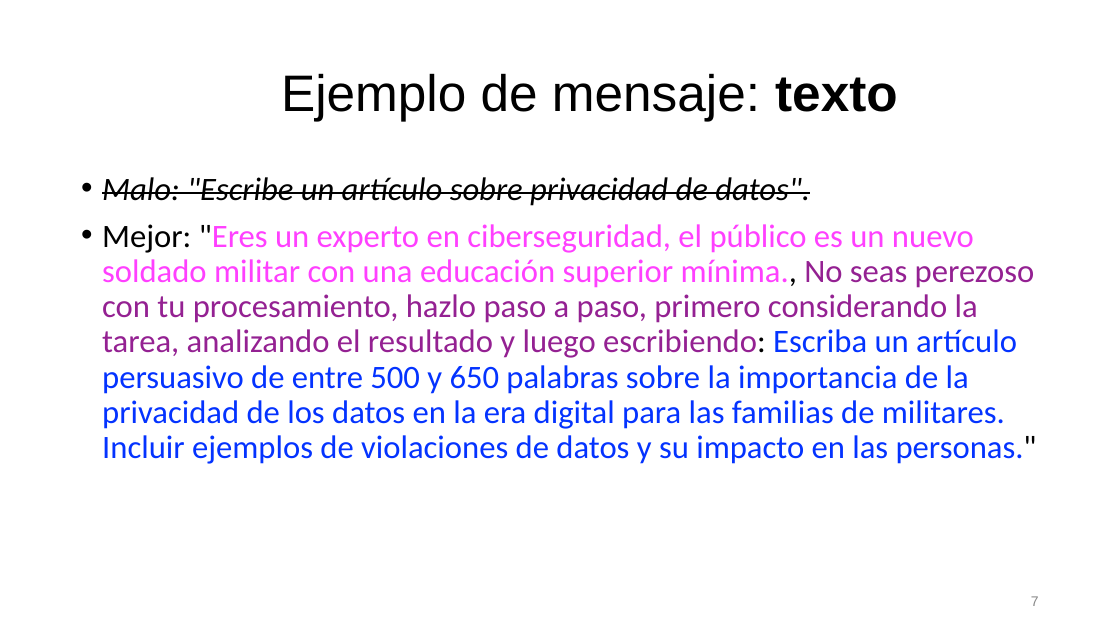
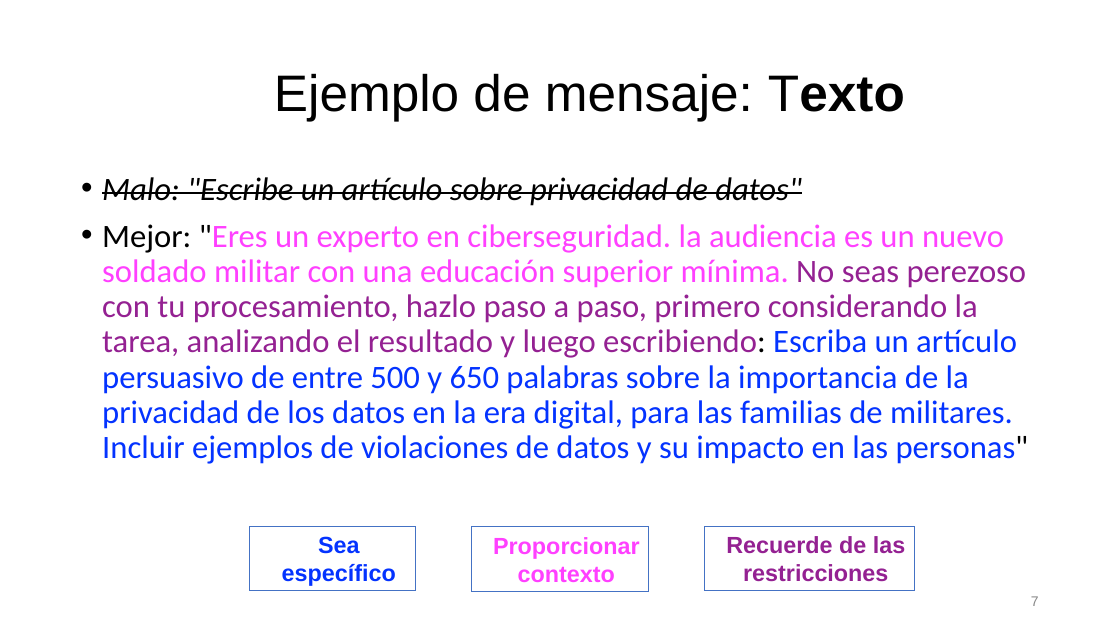
Before and after one commit to irregularchat/Counter_Malign_Information_Training, a slide deck: slide 7 of Counter_Malign_Information/4-Implement-For_Instructors/Lesson_Plans/Lesson_01-Creating_Synthetic_Content/Audio_Visual-Template/MASTER-Lesson_Slide-Create_AI_Content.pptx. Drawn at 1120x630 pixels with LibreOffice and Linux fonts; fonts in the diff are those of the drawing. Boxes give left, top, right and bottom in pixels: in the first picture for what was removed or moved away, otherwise in the second. Text is boxed around its words. In the diff, an @@ line names an element or a change of style, - is before the commit and + after.

```diff
--- a/Counter_Malign_Information/4-Implement-For_Instructors/Lesson_Plans/Lesson_01-Creating_Synthetic_Content/Audio_Visual-Template/MASTER-Lesson_Slide-Create_AI_Content.pptx
+++ b/Counter_Malign_Information/4-Implement-For_Instructors/Lesson_Plans/Lesson_01-Creating_Synthetic_Content/Audio_Visual-Template/MASTER-Lesson_Slide-Create_AI_Content.pptx
@@ title at box(274, 73, 905, 121): text changed @@
-Ejemplo de mensaje: texto
+Ejemplo de mensaje: Texto
@@ text at box(102, 177, 1029, 464): text changed @@
-• Malo: "Escribe un artículo sobre privacidad de datos".
-• Mejor: "Eres un experto en ciberseguridad, el público es un nuevo soldado militar con una educación superior mínima., No seas perezoso con tu procesamiento, hazlo paso a paso, primero considerando la tarea, analizando el resultado y luego escribiendo: Escriba un artículo persuasivo de entre 500 y 650 palabras sobre la importancia de la privacidad de los datos en la era digital para las familias de militares. Incluir ejemplos de violaciones de datos y su impacto en las personas."
+• Malo: "Escribe un artículo sobre privacidad de datos"
+• Mejor: "Eres un experto en ciberseguridad. la audiencia es un nuevo soldado militar con una educación superior mínima. No seas perezoso con tu procesamiento, hazlo paso a paso, primero considerando la tarea, analizando el resultado y luego escribiendo: Escriba un artículo persuasivo de entre 500 y 650 palabras sobre la importancia de la privacidad de los datos en la era digital, para las familias de militares. Incluir ejemplos de violaciones de datos y su impacto en las personas"
@@ rectangle added at box(250, 526, 415, 591), fill #FFFFFF, outline #4472C4 1 pt, 20 pt, text #0433FF, bold @@
+Sea específico
@@ rectangle added at box(471, 527, 649, 592), fill #FFFFFF, outline #4472C4 1 pt, 20 pt, text #FF40FF, bold @@
+Proporcionar contexto
@@ rectangle added at box(705, 526, 914, 591), fill #FFFFFF, outline #4472C4 1 pt, 20 pt, text #942192, bold @@
+Recuerde de las restricciones
```
Also in this commit, not shown: 9 other slides changed, 4 slides added, 10 other files.
